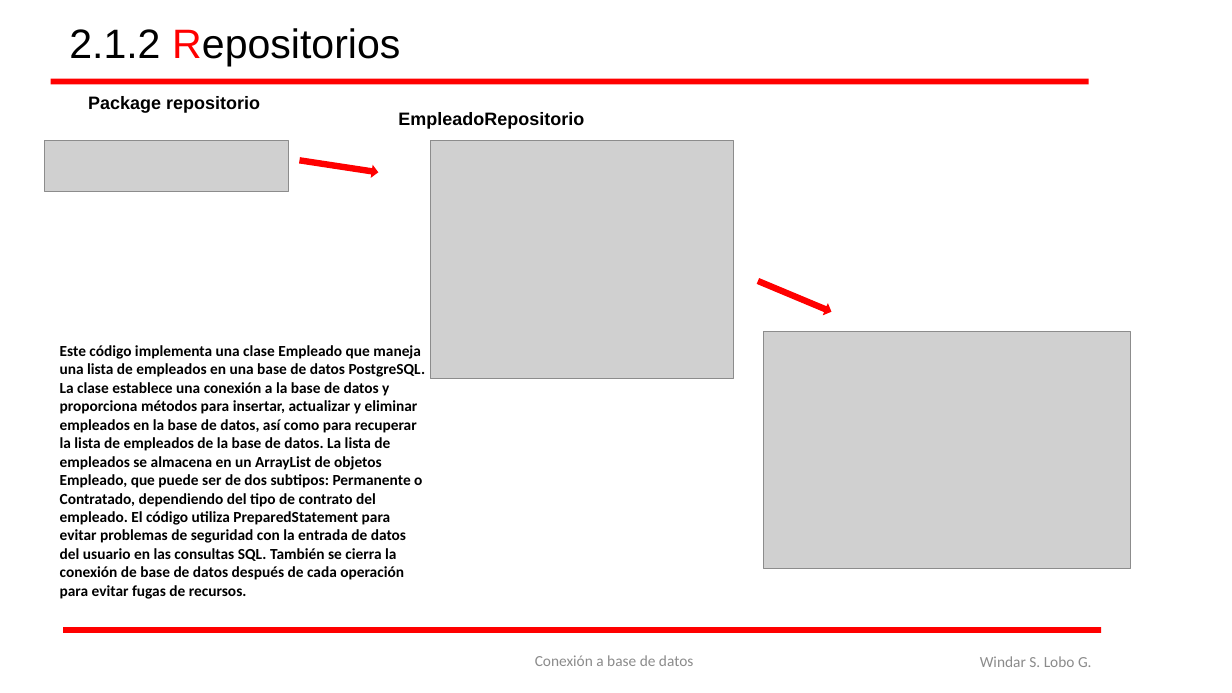
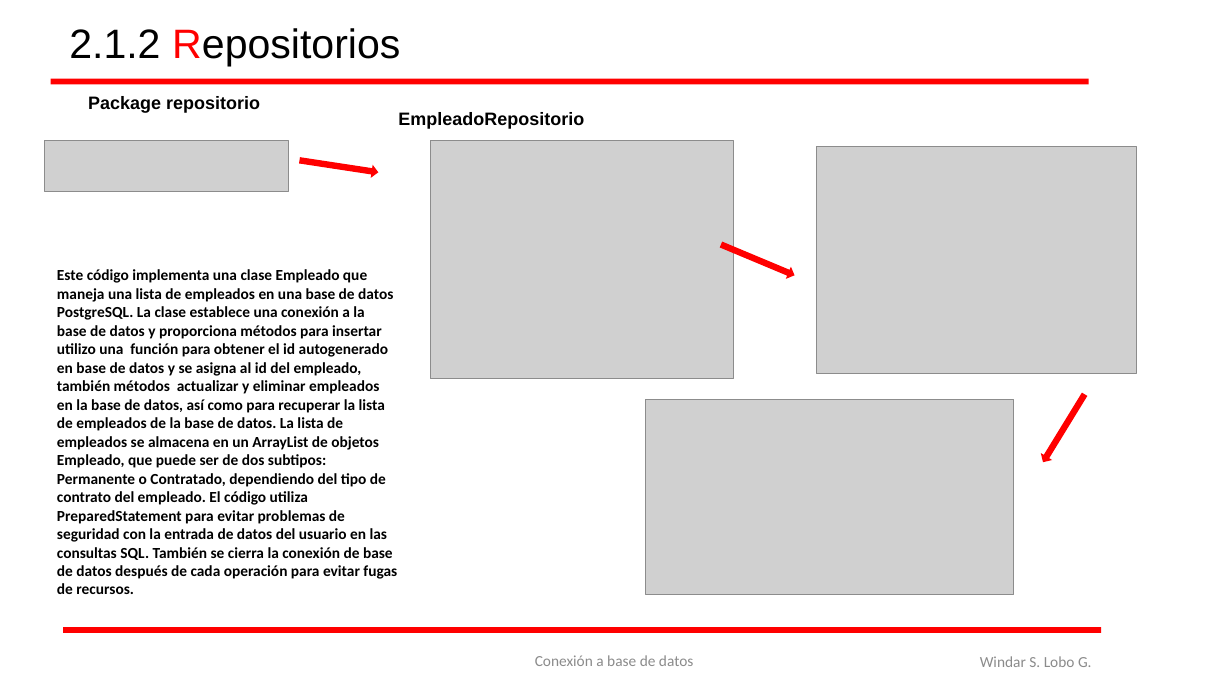
Before and after one commit to WindaLobo/Programacion, a slide deck: slide 9 of Programacion_3_Evaluacion/ConexionSql/BaseDeDatos.pptx. Drawn at 1232x693 pixels with LibreOffice and Linux fonts; fonts in the diff are those of the drawing; grey boxes stand for pictures. Boxes give left, top, right and bottom in pixels: in the first picture for what was removed or moved away, otherwise in the second. Text is boxed around its words. In the diff, an @@ line names an element or a change of style, - is before the commit and + after.

Commit message:
Actualización de base de datos

```diff
--- a/Programacion_3_Evaluacion/ConexionSql/BaseDeDatos.pptx
+++ b/Programacion_3_Evaluacion/ConexionSql/BaseDeDatos.pptx
@@ picture added at (x1=816, y1=147, x2=1137, y2=373) @@
@@ text at (x1=57, y1=269, x2=397, y2=594): text changed @@
-Este código implementa una clase Empleado que maneja una lista de empleados en una base de datos PostgreSQL. La clase establece una conexión a la base de datos y proporciona métodos para insertar, actualizar y eliminar empleados en la base de datos, así como para recuperar la lista de empleados de la base de datos. La lista de empleados se almacena en un ArrayList de objetos Empleado, que puede ser de dos subtipos: Permanente o Contratado, dependiendo del tipo de contrato del empleado. El código utiliza PreparedStatement para evitar problemas de seguridad con la entrada de datos del usuario en las consultas SQL. También se cierra la conexión de base de datos después de cada operación para evitar fugas de recursos.
+Este código implementa una clase Empleado que maneja una lista de empleados en una base de datos PostgreSQL. La clase establece una conexión a la base de datos y proporciona métodos para insertar utilizo una función para obtener el id autogenerado en base de datos y se asigna al id del empleado, también métodos actualizar y eliminar empleados en la base de datos, así como para recuperar la lista de empleados de la base de datos. La lista de empleados se almacena en un ArrayList de objetos Empleado, que puede ser de dos subtipos: Permanente o Contratado, dependiendo del tipo de contrato del empleado. El código utiliza PreparedStatement para evitar problemas de seguridad con la entrada de datos del usuario en las consultas SQL. También se cierra la conexión de base de datos después de cada operación para evitar fugas de recursos.
@@ right arrow moved from (x1=757, y1=276, x2=833, y2=316) to (x1=720, y1=240, x2=797, y2=280) @@
@@ picture removed at (x1=763, y1=331, x2=1130, y2=568) @@
@@ picture added at (x1=646, y1=399, x2=1015, y2=595) @@
@@ right arrow added at (x1=1039, y1=392, x2=1089, y2=465), fill #FF0000, outline #FF0000 1 pt @@
```
Also in this commit, not shown: 7 other slides changed, 9 other files.
